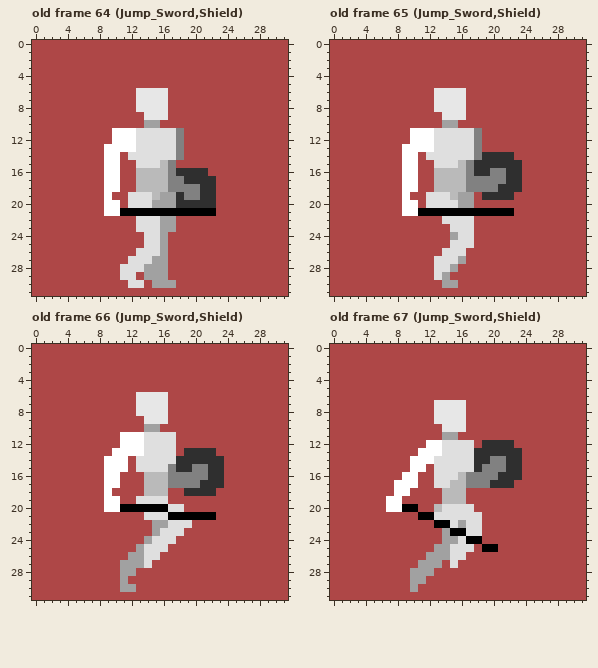
Pixel-art file: Test/Human Male Model.aseprite. The first picture shows the starting point.
32x32 pixels, 300 frames. Colours within 5 levels of each other are drawn and written as one. Shown: old frame 64 (Jump_Sword,Shield), old frame 65 (Jump_Sword,Shield), old frame 66 (Jump_Sword,Shield), old frame 67 (Jump_Sword,Shield). The commit also changed other frames, which this record leaves out.
After:
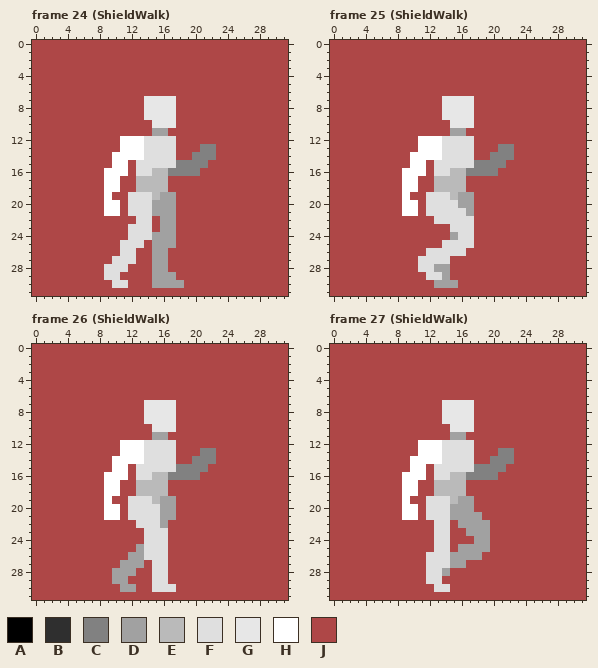
Palette (. is transparent): A #000000  B #2f2f2f  C #818181  D #a1a1a1  E #bababa  F #dfdfdf  G #e7e7e7  H #ffffff  J #ae4747
Change:
frames 300 -> 111
Changed rows in their new state; - is an unchanged pixel.
Frame 24 (ShieldWalk) against old frame 64 (Jump_Sword,Shield):
first column x 9:
 6 ----JJJJ------
 7 ----J---G-----
 8 ----J---G-----
 9 --------G-----
10 -----JGGG-----
11 -JJJJJDDJJ----
12 -J--H----J----
13 JJ--H----J--CC
14 J-HHH----J-CCC
15 J-H----FFCCCC-
16 --H-FF---CCCJ-
17 --------JJJJJJ
18 --------JJJJJJ
19 ---------JJJJJ
20 ---------JJJJJ
21 --JFFFDDDJJJJJ
22 ------J-------
23 ---F--J-------
24 ---FF-D-D-----
25 --FFFJD-D-----
26 --FFJJD-------
27 -FF-JJ--------
28 FF-JJJ--------
29 FFJJ-J--D-----
30 -FFJJ----D----
Frame 25 (ShieldWalk) against old frame 65 (Jump_Sword,Shield):
first column x 9:
 6 ----JJJJ-------
 7 ----J---G------
 8 ----J---G------
 9 --------G------
10 -----JGGG------
11 -JJJJJDDJJ-----
12 -J--H----J-----
13 JJ--H----J--CC-
14 J-HHH----JJCCC-
15 J-H----FFCCCCJJ
16 --H-FF---CC-JJJ
17 --------JJJJJJJ
18 --------JJJJJJJ
19 ----------JJJJ-
21 --JFFFFFDJJJJJ-
22 ----F----------
25 -----F---------
26 ---FF----------
27 --FF--JJ-------
28 --FFDDJ--------
29 ---F-----------
30 ----D----------
Frame 26 (ShieldWalk) against old frame 66 (Jump_Sword,Shield):
first column x 9:
 6 ----JJJJ-------
 7 ----J---G------
 8 ----J---G------
 9 --------G------
10 -----JGGG------
11 --JJJJDDJ------
13 -J--------JJCC-
14 J--HH----JJCCCJ
15 J-------FCC--JJ
16 --H-FF------JJJ
17 ----E---JJJJJJJ
18 -H--E-----JJJJ-
19 -J-F--EDD------
20 --JFFFFDDJ-----
21 HH-FF--DDJJJJJ-
22 ----FFF-JJJ----
23 -----FF-JJ-----
24 -----F--J------
26 -------F-------
27 -----JFF-------
28 -D----FF-------
29 -D----FF-------
30 ------FFF------
Frame 27 (ShieldWalk) against old frame 67 (Jump_Sword,Shield):
first column x 7:
 7 ------J---G------
 8 ------J---G------
 9 ------J---G------
10 -------J--G------
11 -------J-D-------
12 ----H-------JJJJ-
13 -----------JJJCCJ
14 ------H----JJ--CJ
15 -----------C---JJ
16 ----H---E-----JJJ
17 -J----EE--JJJJJJ-
18 -J-H--E----------
19 JJH--FFF-DD------
20 JJHH-FF-DDD------
21 --HHJF--DDDD-----
22 ------FFJ-DDD----
23 ------FFJJDDD----
24 ------FFJJJDD----
25 ------FFJDDDDJ---
26 -----FFFDDDD-----
27 ----JFFFDD-------
28 ---JJFFD---------
29 ---JJFF----------
30 ---J--FF---------
